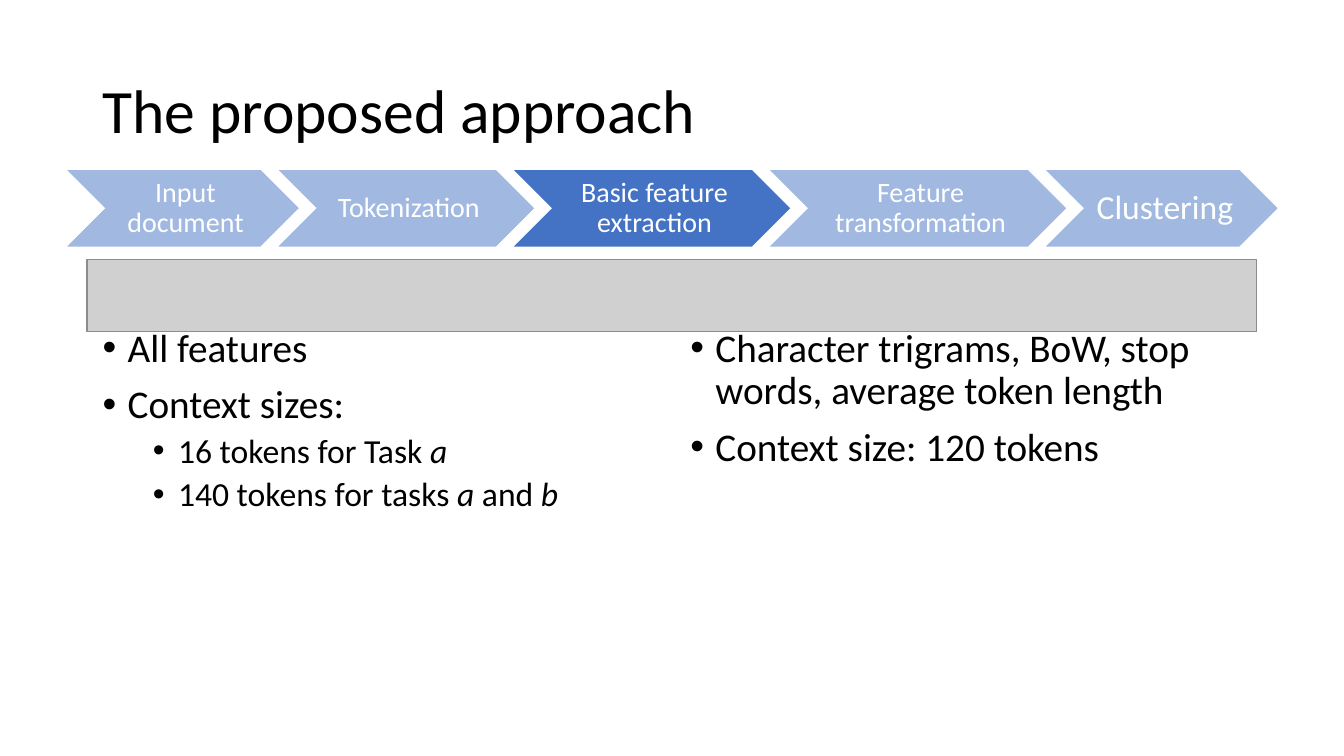
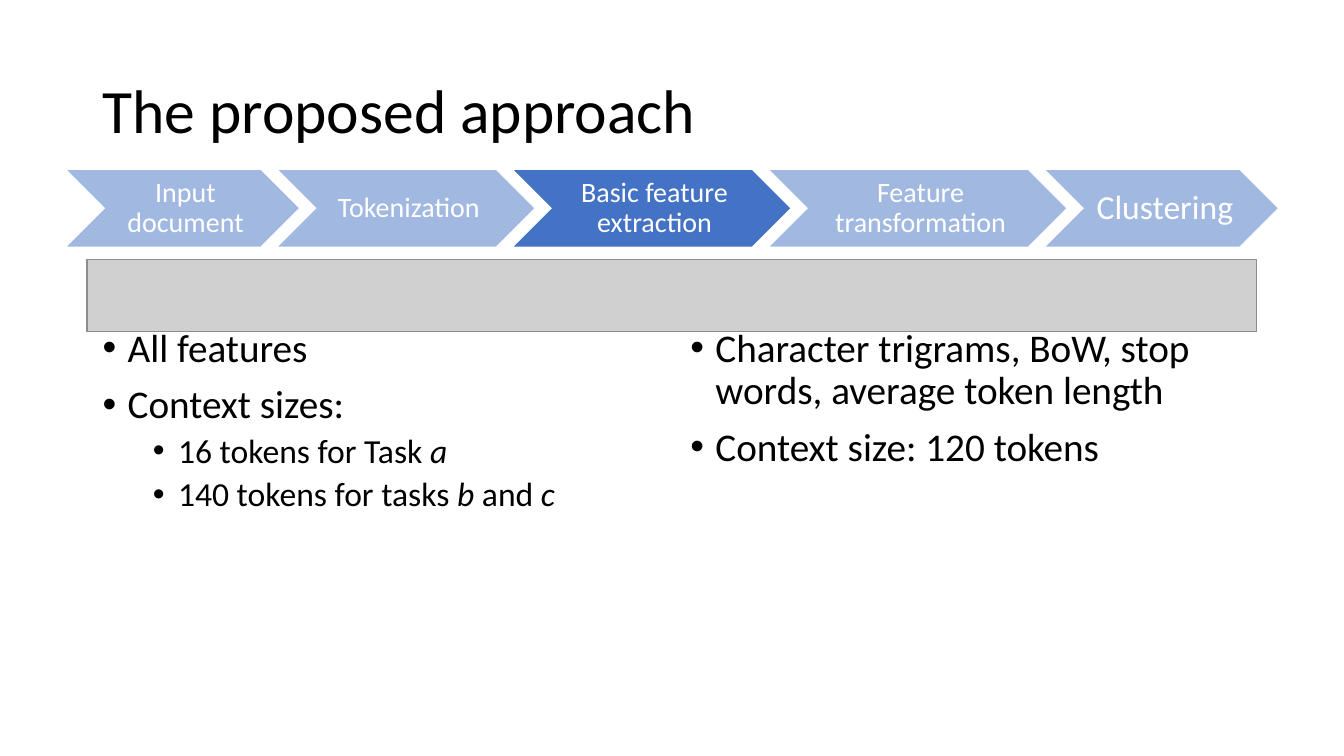
Before and after one commit to Coolcumber/inpladesys, a slide deck: slide 8 of documentation/presentation/Token-level author diarization using clustering of stylistic.pptx. Drawn at 1344x756 pixels with LibreOffice and Linux fonts; fonts in the diff are those of the drawing; grey boxes stand for pictures. Boxes give left, top, right and bottom in pixels: in the first picture for what was removed or moved away, otherwise in the second. Text is boxed around its words. In the diff, an @@ line names an element or a change of style, - is before the commit and + after.

```diff
--- a/documentation/presentation/Token-level author diarization using clustering of stylistic.pptx
+++ b/documentation/presentation/Token-level author diarization using clustering of stylistic.pptx
@@ text at [178,482,555,507]: text changed @@
-  • 140 tokens for tasks a and b
+  • 140 tokens for tasks b and c
```
Also in this commit, not shown: 4 other slides changed.
